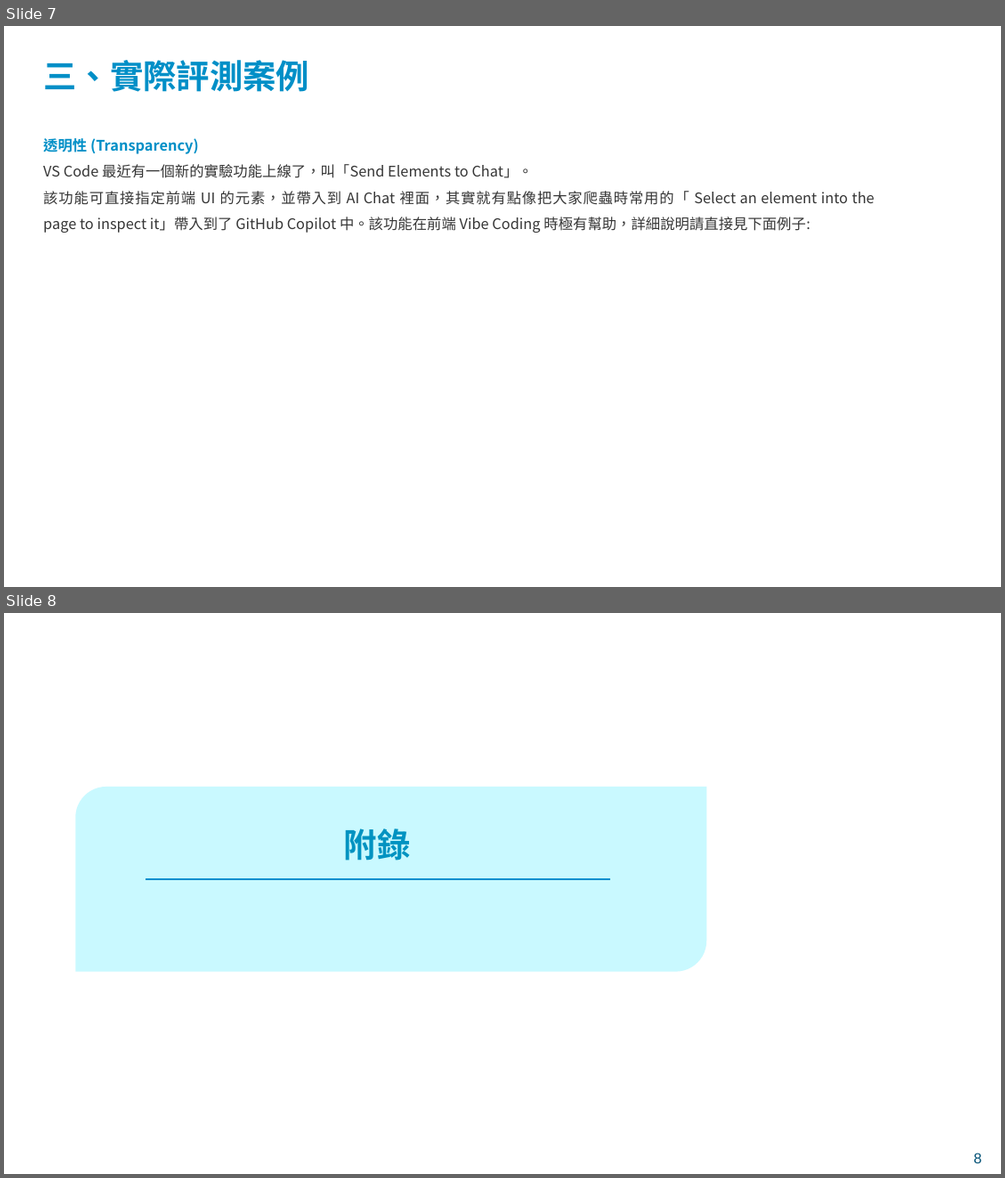
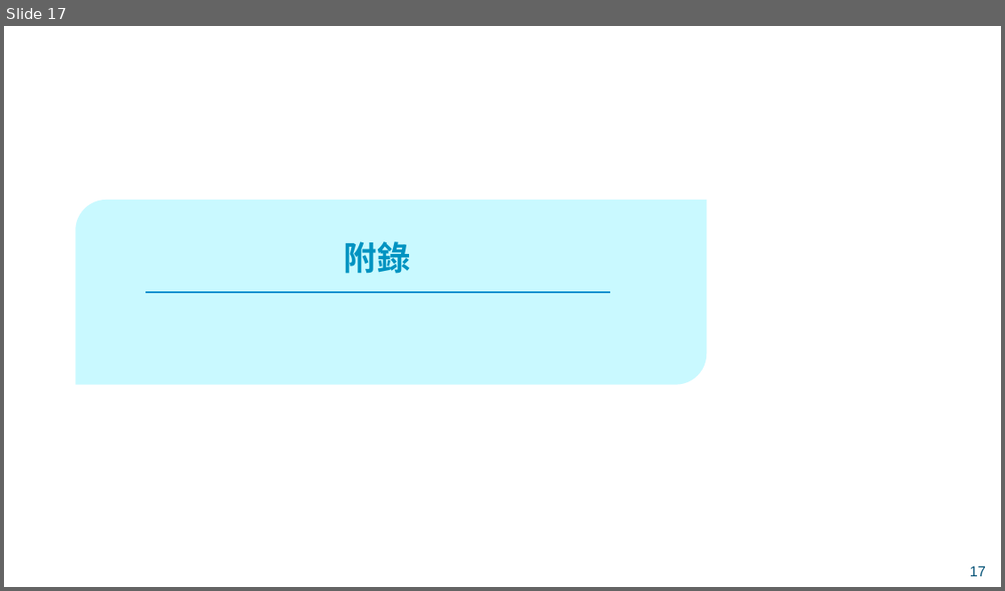
Before and after one commit to xinhuang0716/LLM_Assessment_Fubon, a slide deck: 模型評測機制 - 透明性.pptx. Shown one above the other, each under a label of ours: slides 7 and 8 before the commit, slide 17 after it. The pictures are 1005x1178 and 1005x591 pixels, drawn with LibreOffice and Linux fonts; fonts in the diff are those of the drawing; background and template pictures are left out. Boxes give left, top, right and bottom in pixels: in the first picture for what was removed or moved away, otherwise in the second. Text is boxed around its words. In the diff, an @@ line names an element or a change of style, - is before the commit and + after.

Commit message:
Update Transparency Report PPT

```diff
--- a/模型評測機制 - 透明性.pptx
+++ b/模型評測機制 - 透明性.pptx
@@ slide 7 removed at (4, 26, 1001, 587), background picture (left out) @@
@@ text removed at (43, 60, 309, 92) @@
-三、實際評測案例
@@ text removed at (43, 138, 874, 232) @@
-透明性 (Transparency)
-VS Code 最近有一個新的實驗功能上線了，叫「Send Elements to Chat」。
-該功能可直接指定前端 UI 的元素，並帶入到 AI Chat 裡面，其實就有點像把大家爬蟲時常用的「 Select an element into the page to inspect it」帶入到了 GitHub Copilot 中。該功能在前端 Vibe Coding 時極有幫助，詳細說明請直接見下面例子:
@@ what was slide 8 is now slide 17 @@
@@ page number at (970, 565, 986, 576): text changed @@
-8
+17
```
Also in this commit, not shown: 5 slides changed, 14 slides added, 2 other slides removed.
